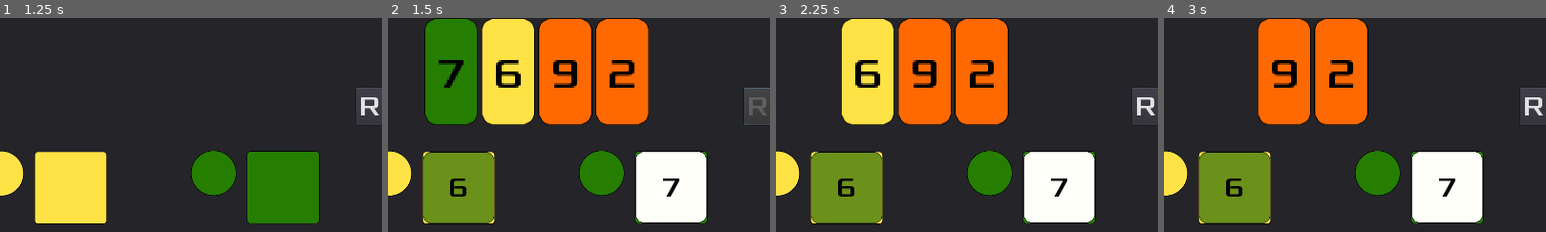
Above: before the commit, frames 1-4 (left to right).
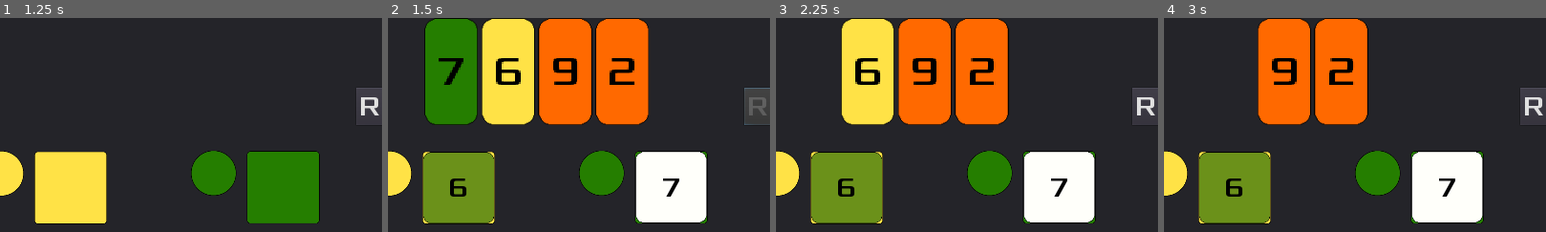
Above: after the commit, the same moments.

Repository: Structed/alcaramba
Game: Godot game, scene res://Drawable/MainMenu/MainMenu.tscn
The game is run twice, just before and just after one commit, with the same random seed, the same clock (stepped at 60 frames per second) and the same inputs.
Inputs:
- Up to frame 1 (1.25 s): click "New Game" at 0.5 s
- Up to frame 2 (1.5 s): click "Refill Cards" at 1.25 s
- Up to frame 3 (2.25 s): click "7" at 2 s
- Up to frame 4 (3 s): click "6" at 2.75 s
The pictures show only the part of the screen within x 30-80%, y 0-50%; the shares and areas given below are measured in that part.

Frame 1 is identical in both runs. In frame 2, 1.6% of the frame differs, in the area x 13-65%, y 18-33%; in frame 3, 1.3%; in frame 4, 0.9%.

Commit message:
Updated MoneyMarket panel

Diff:
--- a/src/alcaramba/Drawable/Market/Market.tscn
+++ b/src/alcaramba/Drawable/Market/Market.tscn
@@ -26,7 +26,7 @@
 
 [node name="MoneyMarket" type="Panel" parent="Panel"]
 anchor_right = 1.0
-margin_bottom = 192.0
+anchor_bottom = 0.25
 size_flags_horizontal = 3
 size_flags_vertical = 3
 __meta__ = {
@@ -35,9 +35,9 @@
 
 [node name="MoneyCards" type="HBoxContainer" parent="Panel/MoneyMarket"]
 anchor_right = 1.0
-anchor_bottom = 1.5
+anchor_bottom = 1.0
 margin_right = -455.0
-margin_bottom = -155.0
+margin_bottom = -64.0
 rect_scale = Vector2( 1.5, 1.5 )
 size_flags_horizontal = 3
 size_flags_vertical = 3
